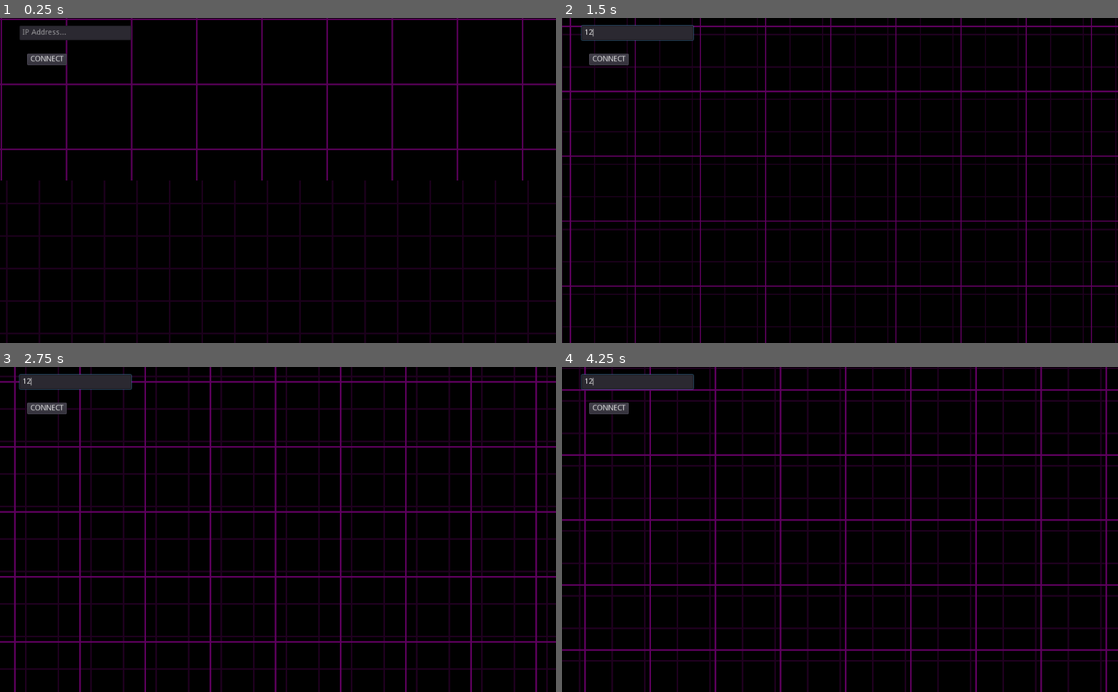
Above: before the commit, frames 1-4 (two rows, left to right).
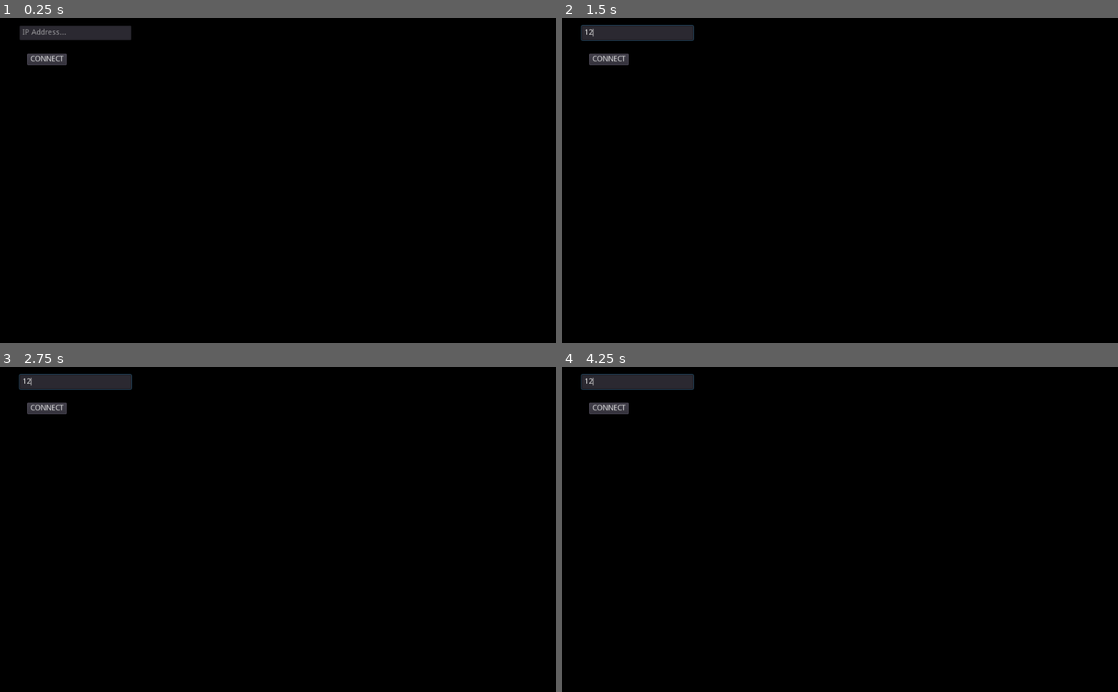
Above: after the commit, the same moments.

Repository: Rabid-Shark-Games/Dungeons-and-Delta
Game: Godot game, scene res://Scenes/Combat.tscn
The game is run twice, just before and just after one commit, with the same random seed, the same clock (stepped at 60 frames per second) and the same inputs.
Inputs (mouse positions are in pixels of both pictures, inside the frame that each line leads up to):
- Up to frame 1 (0.25 s): no input
- Up to frame 2 (1.5 s): click (639, 34) at 0.52 s; type "12" at 0.6 s
- Up to frame 3 (2.75 s): no input
- Up to frame 4 (4.25 s): no input

The runs differ from the first frame. In frame 1, 6.7% of the frame differs, in the area x 0-100%, y 0-100%; in frame 2, 9.4%; in frame 3, 13%; in frame 4, 13%.

Commit message:
Animations (client)

Diff:
--- a/dungeons_and_delta_client/Scenes/Combat.tscn
+++ b/dungeons_and_delta_client/Scenes/Combat.tscn
@@ -53,7 +53,6 @@
 [node name="AudioStreamPlayer" type="AudioStreamPlayer" parent="."]
 stream = ExtResource( 2 )
 volume_db = -20.0
-autoplay = true
 
 [node name="LineEdit" type="LineEdit" parent="."]
 margin_left = 36.0
@@ -73,7 +72,6 @@
 }
 
 [node name="AnimationPlayer" type="AnimationPlayer" parent="."]
-autoplay = "fadein"
 anims/fadein = SubResource( 2 )
 
 [connection signal="pressed" from="Button" to="." method="_on_Button_pressed"]
--- a/dungeons_and_delta_client/Scripts/network.gd
+++ b/dungeons_and_delta_client/Scripts/network.gd
@@ -4,9 +4,14 @@
 
 func _init():
 	var _a = ws.connect("data_received", self, "data_recv")
+	var _b = ws.connect("connection_established", self, "connected")
 
 func data_recv():
 	print(JSON.parse(ws.get_peer(1).get_packet().get_string_from_utf8()).result["event_type"])
 
+func connected(proto):
+	get_node("/root/Combat/AnimationPlayer").play("fadein")
+	get_node("/root/Combat/AudioStreamPlayer").playing = true
+
 func _process(_delta):
 	ws.poll()
Not shown, changed: dungeons_and_delta_client/.gitignore
